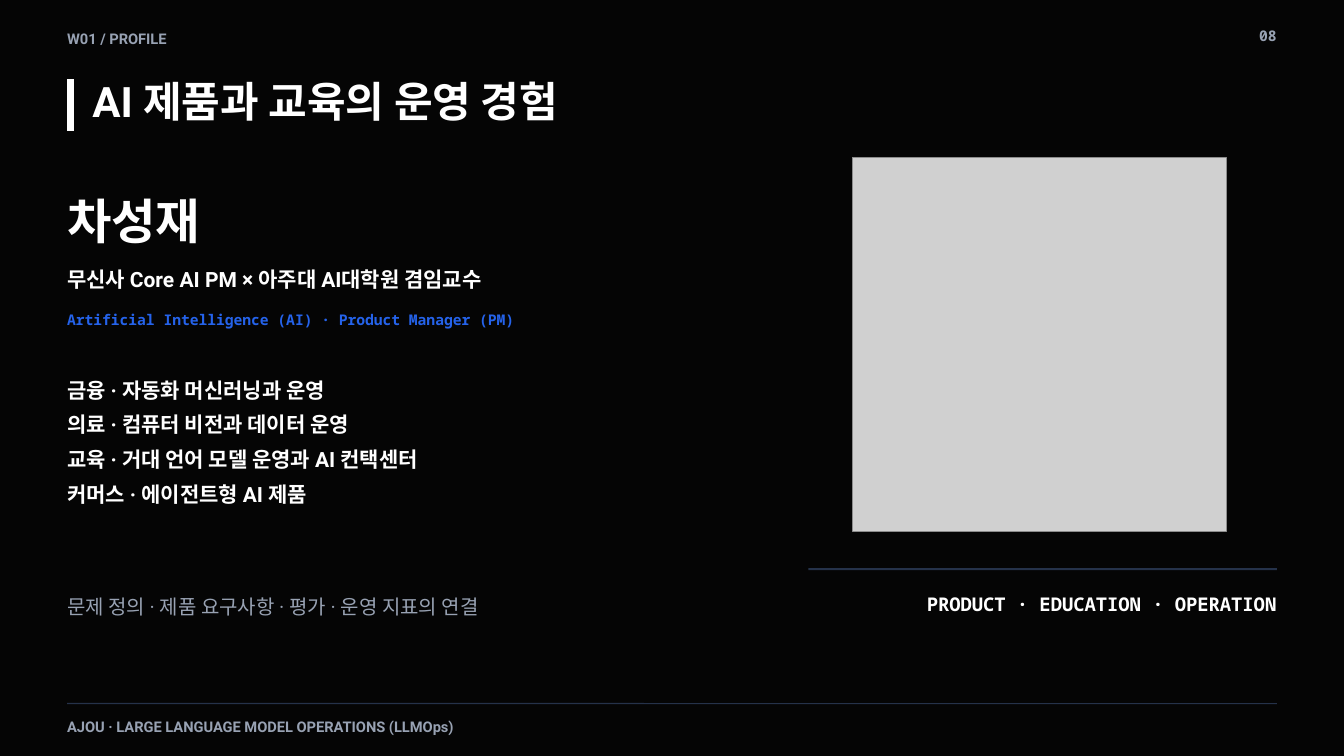
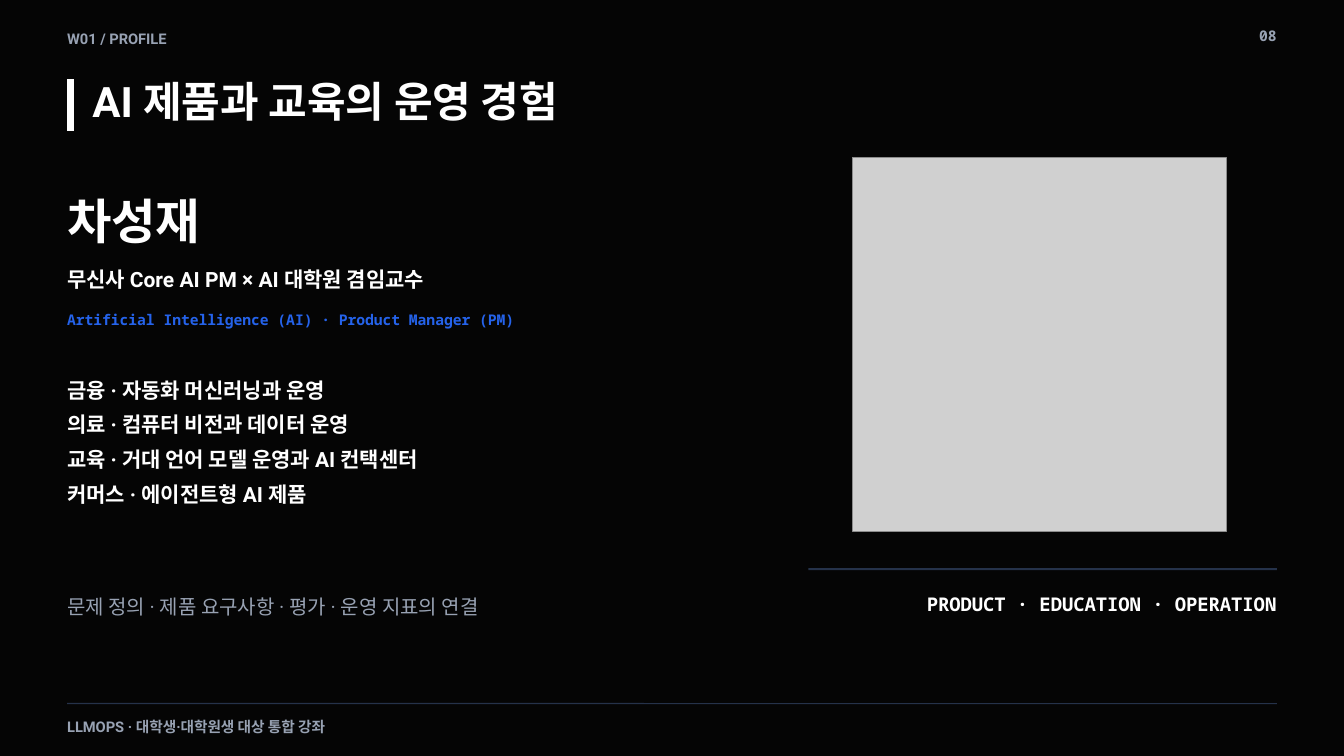
Before and after one commit to smilesjcha/llmops-16week, a slide deck: slide 8 of week01/lecture/01_week1_llmops_kickoff.pptx. Drawn at 1344x756 pixels with LibreOffice and Linux fonts; fonts in the diff are those of the drawing; grey boxes stand for pictures. Boxes give left, top, right and bottom in pixels: in the first picture for what was removed or moved away, otherwise in the second. Text is boxed around its words. In the diff, an @@ line names an element or a change of style, - is before the commit and + after.

```diff
--- a/week01/lecture/01_week1_llmops_kickoff.pptx
+++ b/week01/lecture/01_week1_llmops_kickoff.pptx
@@ text at [67,269,424,289]: text changed @@
-무신사 Core AI PM × 아주대 AI대학원 겸임교수
+무신사 Core AI PM × AI 대학원 겸임교수
@@ text at [67,719,325,734]: text changed @@
-AJOU · LARGE LANGUAGE MODEL OPERATIONS (LLMOps)
+LLMOPS · 대학생·대학원생 대상 통합 강좌
```
Also in this commit, not shown: 74 other slides changed, 14 other files.
